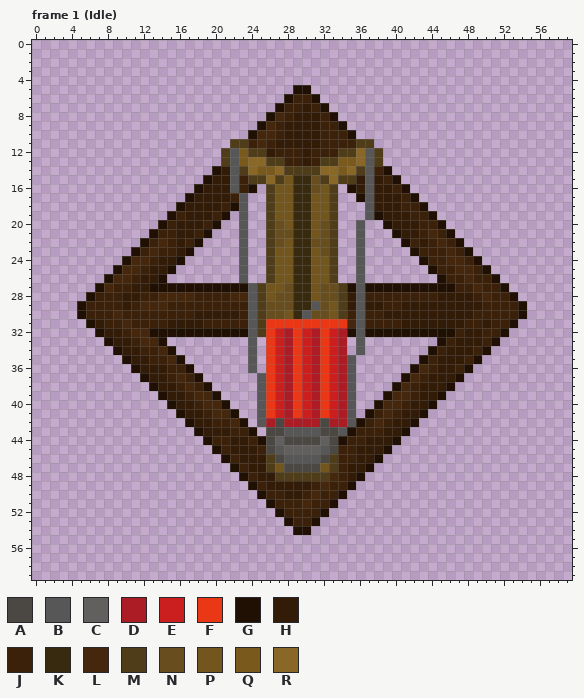
Pixel-art file -- resources/sprites/towers/turrets/cannon/dynamiteLauncher/dynamiteLauncher.aseprite. This is how it looked before the edit.
60x60 pixels, 92 frames. Colours within 5 levels of each other are drawn and written as one. Shown: frame 1 (Idle). The commit also changed other frames, which this record leaves out.
Visible layers, top first: "Wire", "Latch", "Main", "Base".
Palette (. is transparent): A #4b4844  B #575757  C #61605e  D #ac1c25  E #cb1f1f  F #ea3716  G #1f1003  H #331c07  J #3b2109  K #382a0f  L #44270d  M #4f3c18  N #684e1e  P #73551e  Q #79591c  R #896727
Pixels before, frame 1 (Idle) (only the part around the change), first column x 19:
 9 ......GLJHHHHJJG......
10 .....GLLJHHHHJJJG.....
11 ...MMJLJHHHHHJJJJMM...
12 ..MBQMMHJJJHJJJMMRBM..
13 ..MBQRRMMJJHJMMQQRBM..
14 .GHBMRQQRMMMMRRQRMBJG.
15 GHHBJMMRMPKKNMRMMHBHJG
16 HHHBJG.MPPKKNPM.GHBHHJ
17 HHHJB..MPPKKPPM..GBHHH
18 HHJGB..MPPKKPPM...BHHH
19 HJG.B..MPPKKPPM...BGHH
20 JG..B..MNPKKPNM..B..GH
21 G...B..MNNKKPNM..B...G
22 ....B..MNPKKNNM..B....
23 ....B..MPPKKPNM..B....
24 ....B..MPPKKPPM..B....
25 ....B..MPPKKPPM..B....
26 ....B..MPPKKPPM..B....
27 GGGGGBMPPNKKPNNMGBGGGG
28 JJJLLBMPNNKKPNNMHBJJJJ
29 JJJJJBMNNNKKBNPMHBHHJJ
30 HHHHJBMNNPKBNNPMJBJJHH
31 JJJJJBMFFFFFFFFFLBJJJJ
32 GGGGGBMFEDFEDFEDGBGGGG
33 .....B.FEDFEDFED.B....
34 .....B.FEDFEDFED.B....
35 .....B.FEDFEDFEDB.....
36 .....B.FEDFEDFEDB.....
37 ......BFEDFEDFEDB.....
38 G.....BFEDFEDFEDB....G
39 LG....BFEDFEDFEDB...GL
40 LLG...BFEDFEDFEDB..GLL
41 JLLG..BFEDFEDFEDB.GJLJ
42 HJJLG.BDADDDDADDBGJLJH
43 HHHJJG.AABBBBAABGJJJHH
44 GJJHHJGACAAAACAGJJHHHG
45 .GJHHHJABCCCCBAJJHHHG.
46 ..GJHHHMABBBBAMJJHHG..
47 ...GJHHMPAAAAPMJHHG...
48 ....GJHHMMMMMMLJHG....
After:
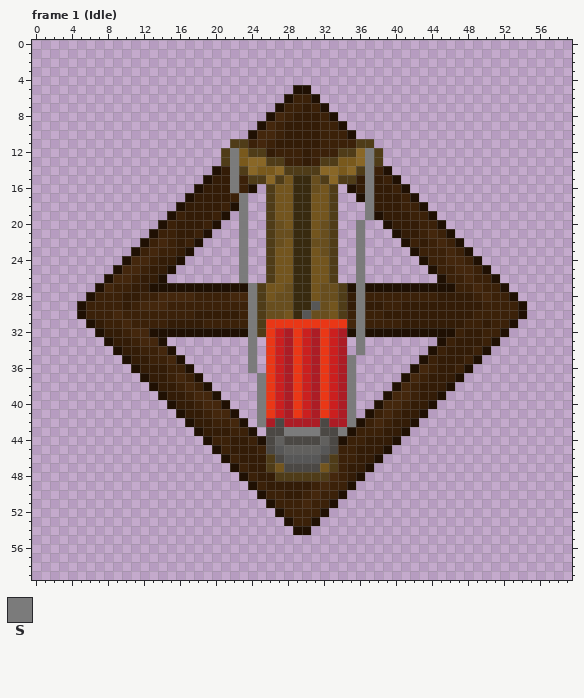
Colours new in this view: S #7b7b7b
Change:
{"where": "frame 1 (Idle), layer \"Wire\""}
{"frame":1,"y":12,"x":22,"old":"B","new":"S"}
{"frame":1,"y":12,"x":37,"old":"B","new":"S"}
{"frame":1,"y":13,"x":22,"old":"B","new":"S"}
{"frame":1,"y":13,"x":37,"old":"B","new":"S"}
{"frame":1,"y":14,"x":22,"old":"B","new":"S"}
{"frame":1,"y":14,"x":37,"old":"B","new":"S"}
{"frame":1,"y":15,"x":22,"old":"B","new":"S"}
{"frame":1,"y":15,"x":37,"old":"B","new":"S"}
{"frame":1,"y":16,"x":22,"old":"B","new":"S"}
{"frame":1,"y":16,"x":37,"old":"B","new":"S"}
{"frame":1,"y":17,"x":23,"old":"B","new":"S"}
{"frame":1,"y":17,"x":37,"old":"B","new":"S"}
{"frame":1,"y":18,"x":23,"old":"B","new":"S"}
{"frame":1,"y":18,"x":37,"old":"B","new":"S"}
{"frame":1,"y":19,"x":23,"old":"B","new":"S"}
{"frame":1,"y":19,"x":37,"old":"B","new":"S"}
{"frame":1,"y":20,"x":23,"old":"B","new":"S"}
{"frame":1,"y":20,"x":36,"old":"B","new":"S"}
{"frame":1,"y":21,"x":23,"old":"B","new":"S"}
{"frame":1,"y":21,"x":36,"old":"B","new":"S"}
{"frame":1,"y":22,"x":23,"old":"B","new":"S"}
{"frame":1,"y":22,"x":36,"old":"B","new":"S"}
{"frame":1,"y":23,"x":23,"old":"B","new":"S"}
{"frame":1,"y":23,"x":36,"old":"B","new":"S"}
{"frame":1,"y":24,"x":23,"old":"B","new":"S"}
{"frame":1,"y":24,"x":36,"old":"B","new":"S"}
{"frame":1,"y":25,"x":23,"old":"B","new":"S"}
{"frame":1,"y":25,"x":36,"old":"B","new":"S"}
{"frame":1,"y":26,"x":23,"old":"B","new":"S"}
{"frame":1,"y":26,"x":36,"old":"B","new":"S"}
{"frame":1,"y":27,"x":24,"old":"B","new":"S"}
{"frame":1,"y":27,"x":36,"old":"B","new":"S"}
{"frame":1,"y":28,"x":24,"old":"B","new":"S"}
{"frame":1,"y":28,"x":36,"old":"B","new":"S"}
{"frame":1,"y":29,"x":24,"old":"B","new":"S"}
{"frame":1,"y":29,"x":36,"old":"B","new":"S"}
{"frame":1,"y":30,"x":24,"old":"B","new":"S"}
{"frame":1,"y":30,"x":36,"old":"B","new":"S"}
{"frame":1,"y":31,"x":24,"old":"B","new":"S"}
{"frame":1,"y":31,"x":36,"old":"B","new":"S"}
{"frame":1,"y":32,"x":24,"old":"B","new":"S"}
{"frame":1,"y":32,"x":36,"old":"B","new":"S"}
{"frame":1,"y":33,"x":24,"old":"B","new":"S"}
{"frame":1,"y":33,"x":36,"old":"B","new":"S"}
{"frame":1,"y":34,"x":24,"old":"B","new":"S"}
{"frame":1,"y":34,"x":36,"old":"B","new":"S"}
{"frame":1,"y":35,"x":24,"old":"B","new":"S"}
{"frame":1,"y":35,"x":35,"old":"B","new":"S"}
{"frame":1,"y":36,"x":24,"old":"B","new":"S"}
{"frame":1,"y":36,"x":35,"old":"B","new":"S"}
{"frame":1,"y":37,"x":25,"old":"B","new":"S"}
{"frame":1,"y":37,"x":35,"old":"B","new":"S"}
{"frame":1,"y":38,"x":25,"old":"B","new":"S"}
{"frame":1,"y":38,"x":35,"old":"B","new":"S"}
{"frame":1,"y":39,"x":25,"old":"B","new":"S"}
{"frame":1,"y":39,"x":35,"old":"B","new":"S"}
{"frame":1,"y":40,"x":25,"old":"B","new":"S"}
{"frame":1,"y":40,"x":35,"old":"B","new":"S"}
{"frame":1,"y":41,"x":25,"old":"B","new":"S"}
{"frame":1,"y":41,"x":35,"old":"B","new":"S"}
{"frame":1,"y":42,"x":25,"old":"B","new":"S"}
{"frame":1,"y":42,"x":35,"old":"B","new":"S"}
{"frame":1,"y":43,"x":28,"old":"BBBB","new":"SSSS"}
{"frame":1,"y":43,"x":34,"old":"B","new":"S"}
{"label":"changed","picture_box":[230,148,374,436]}
